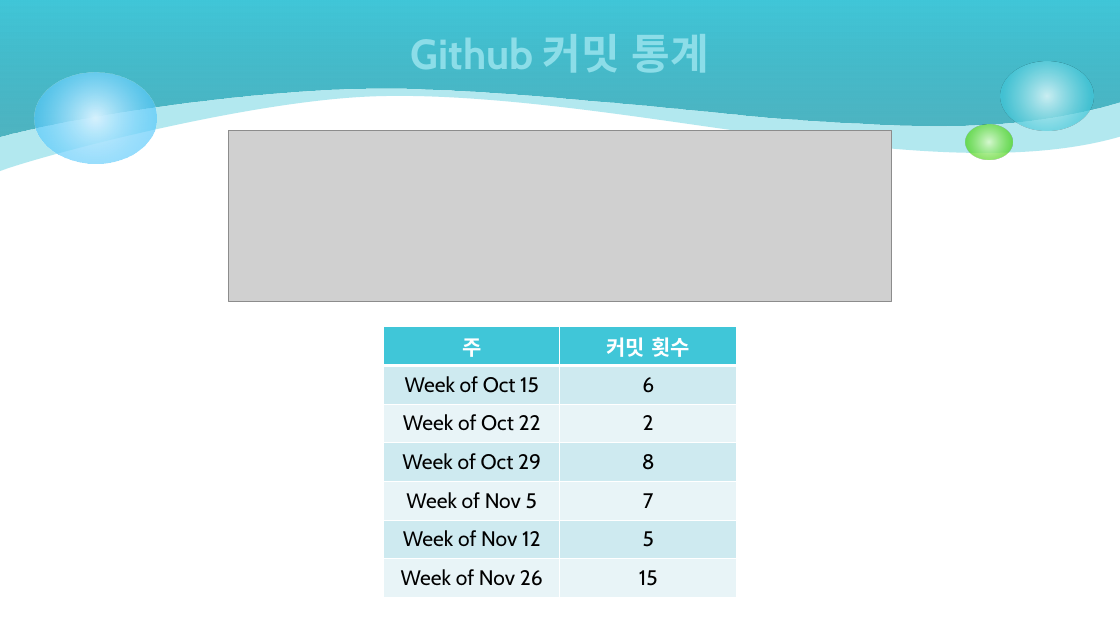
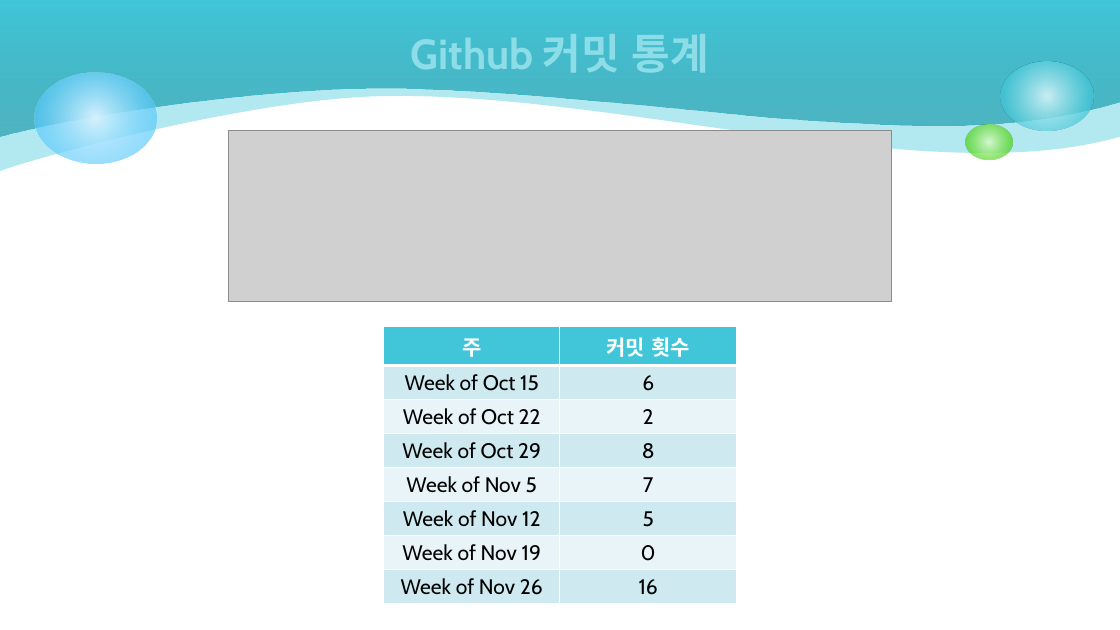
Before and after one commit to kkanghyun/2DGP_Project, a slide deck: slide 3 of doc/2D 게임프로그래밍 3차 발표.pptx. Drawn at 1120x630 pixels with LibreOffice and Linux fonts; fonts in the diff are those of the drawing; grey boxes stand for pictures. Boxes give left, top, right and bottom in pixels: in the first picture for what was removed or moved away, otherwise in the second. Text is boxed around its words. In the diff, an @@ line names an element or a change of style, - is before the commit and + after.

```diff
--- a/doc/2D 게임프로그래밍 3차 발표.pptx
+++ b/doc/2D 게임프로그래밍 3차 발표.pptx
@@ table at bbox=[384, 327, 737, 599] @@
-row 7: Week of Nov 26 | 15
+row 7: Week of Nov 19 | 0
+row 8: Week of Nov 26 | 16
```
Also in this commit, not shown: 1 other slide changed.
